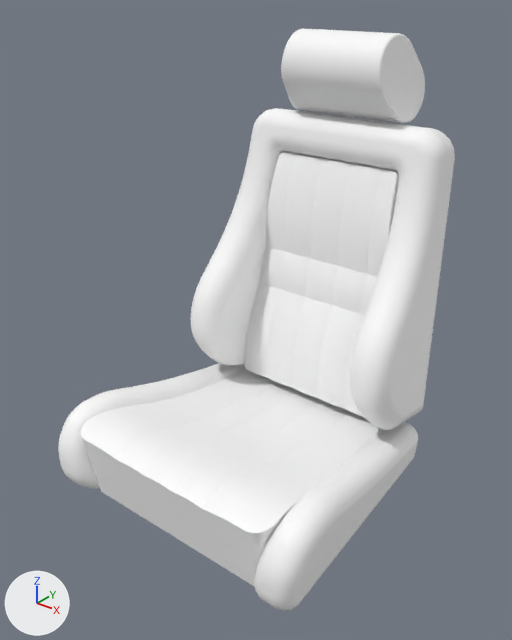
The FBX model Assets/Models/seat0_reduced.fbx, before and after one commit.
Both versions are drawn from a camera (50 mm lens) standing at (0.518, -0.64, 0.438) and looking at (0.003, 0.004, 0.039). Lighting does not change. The marker at lower left points along +X, +Y and +Z. The first picture is the older version. Where no turn or scale is listed for an object, it has been applied to the vertices.

The first picture shows 'Seat'.
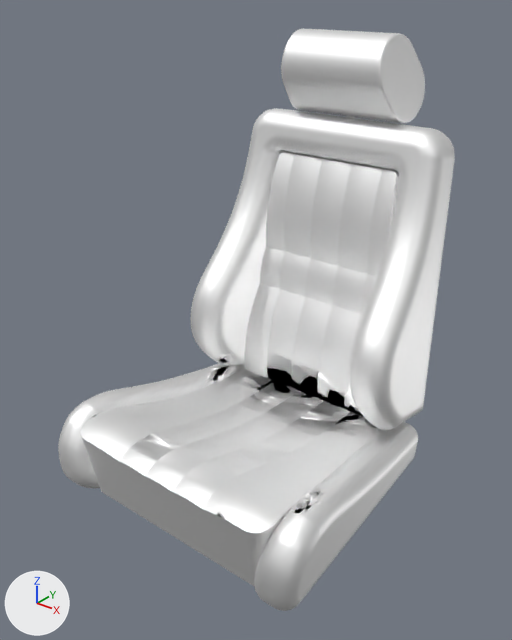
Where the change shows, as pixel boxes [x1, y1, x2, y2] in the pictures (512 x 640 px):
'Seat', surface changed
    both: [58, 28, 455, 611]

The change in detail:
In material 'Material_1' (mat_material_1), metallic goes from 0.0 to 1.0.
